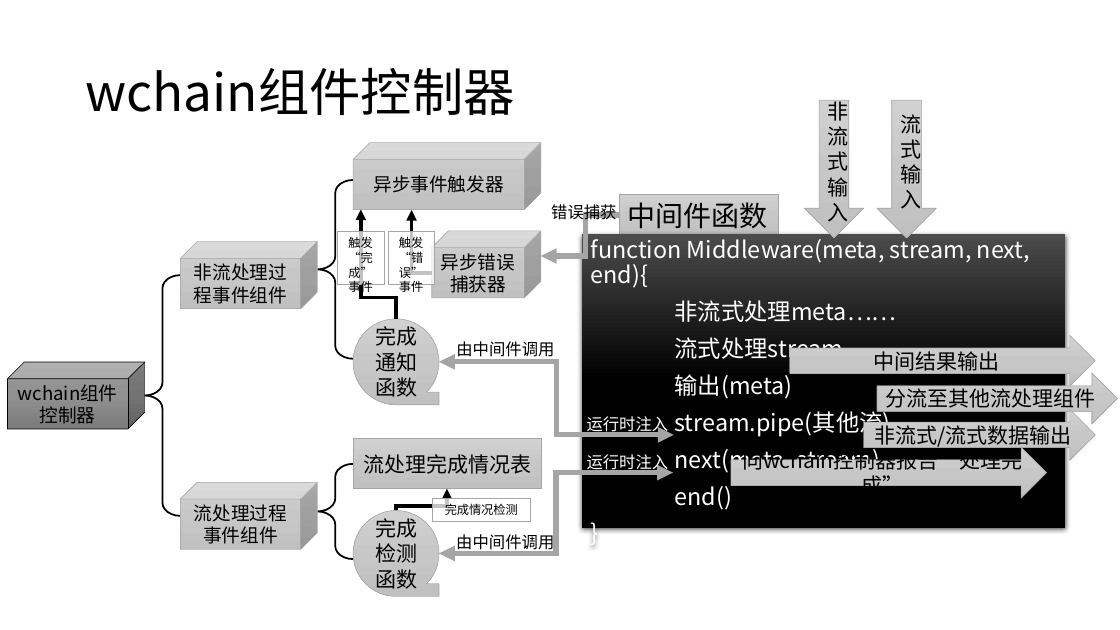
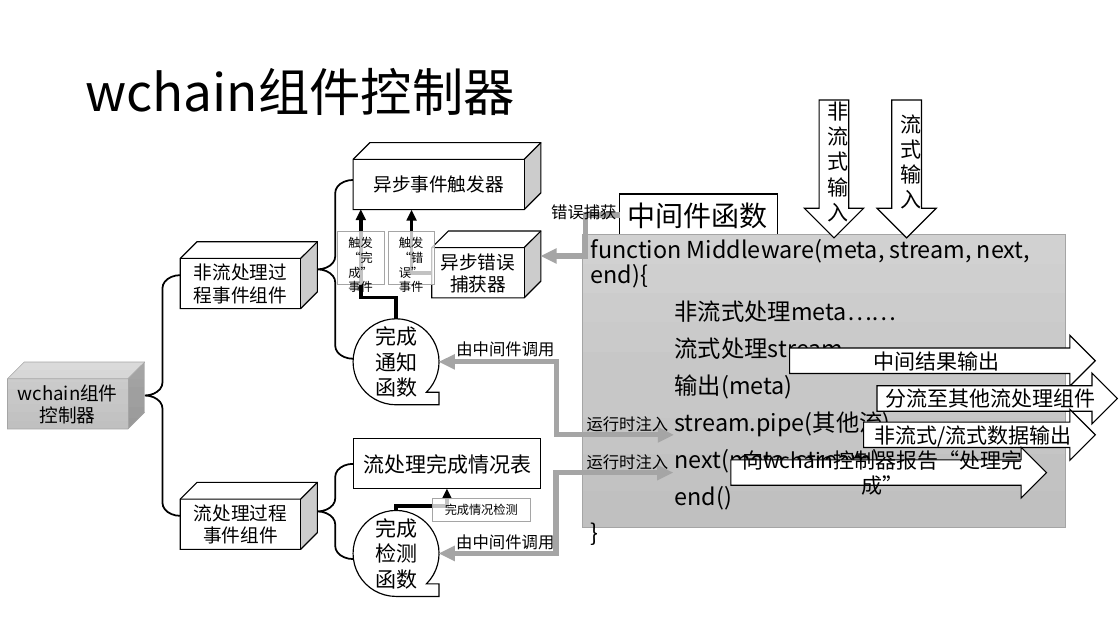
Before and after one commit to WuXiSTC/ArchievesCenter, a slide deck: slide 8 of wchain设计图.pptx. Drawn at 1120x630 pixels with LibreOffice and Linux fonts; fonts in the diff are those of the drawing. Boxes give left, top, right and bottom in pixels: in the first picture for what was removed or moved away, otherwise in the second. Text is boxed around its words. In the diff, an @@ line names an element or a change of style, - is before the commit and + after.

```diff
--- a/wchain设计图.pptx
+++ b/wchain设计图.pptx
@@ rectangle "function Middleware(meta, stream, next, end){" at [582, 234, 1066, 528]: text colour #FFFFFF to #000000; fill gradient #4B4B4B to #000000 to gradient #D2D2D2 to #C8C8C8 to #C0C0C0; outline none to #A5A5A5 0.5 pt; shadow off @@
@@ cube "wchain组件控制器" at [8, 362, 145, 429]: fill gradient #9D9D9D to #909090 to #7C7C7C to gradient #D2D2D2 to #C8C8C8 to #C0C0C0; outline #000000 0.5 pt to #A5A5A5 0.5 pt @@
@@ text "运行时注入" at [587, 416, 669, 432]: text colour #FFFFFF to #000000 @@
@@ text "运行时注入" at [587, 454, 669, 470]: text colour #FFFFFF to #000000 @@
@@ fill gradient #D2D2D2 to #C8C8C8 to #C0C0C0 to #FFFFFF; outline #A5A5A5 0.5 pt to #000000 1 pt in 14 elements at [181, 482, 318, 549], [181, 242, 318, 309], [353, 439, 541, 489], [353, 511, 439, 597], [353, 143, 541, 210], [353, 319, 439, 405], [432, 231, 541, 298], [620, 194, 778, 236], [805, 100, 865, 238], [877, 100, 937, 238], [790, 335, 1096, 386], [877, 373, 1117, 423], [864, 409, 1096, 460], [731, 447, 1047, 497] @@
```
Also in this commit, not shown: 5 other slides changed, 1 other file.
